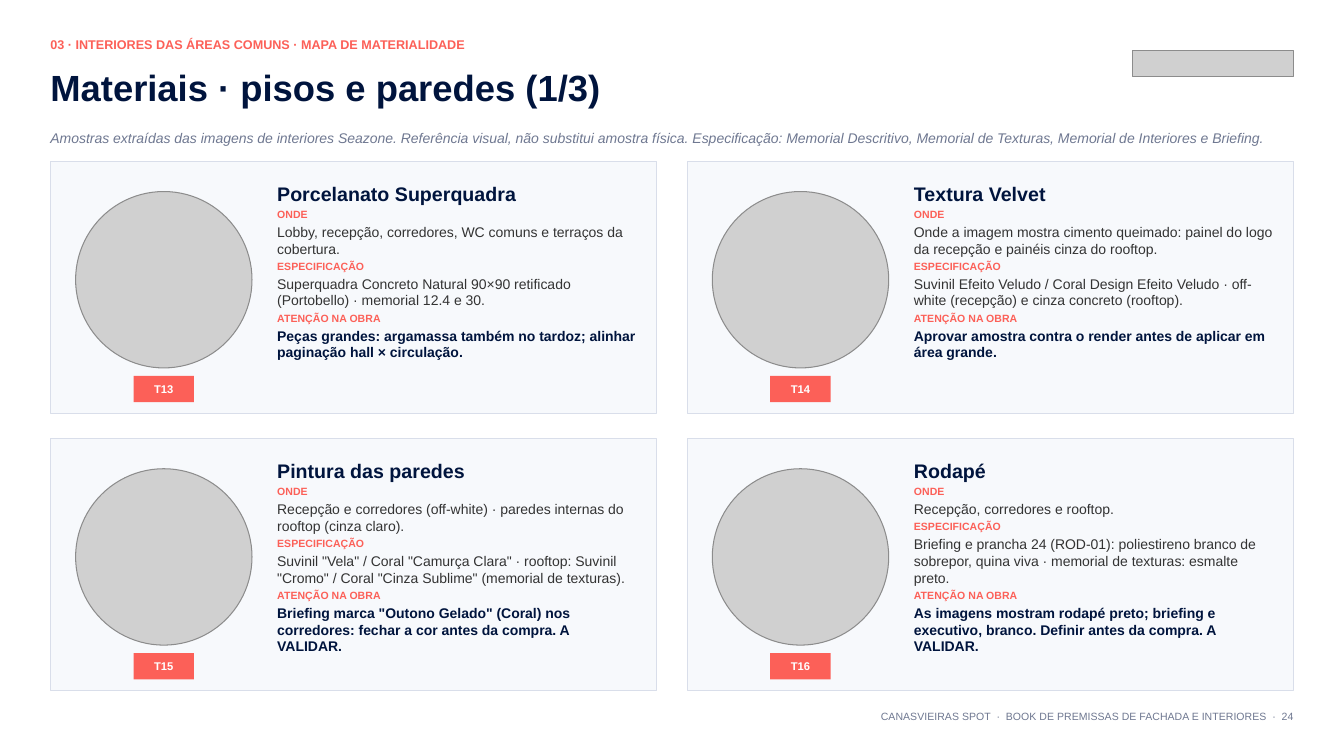
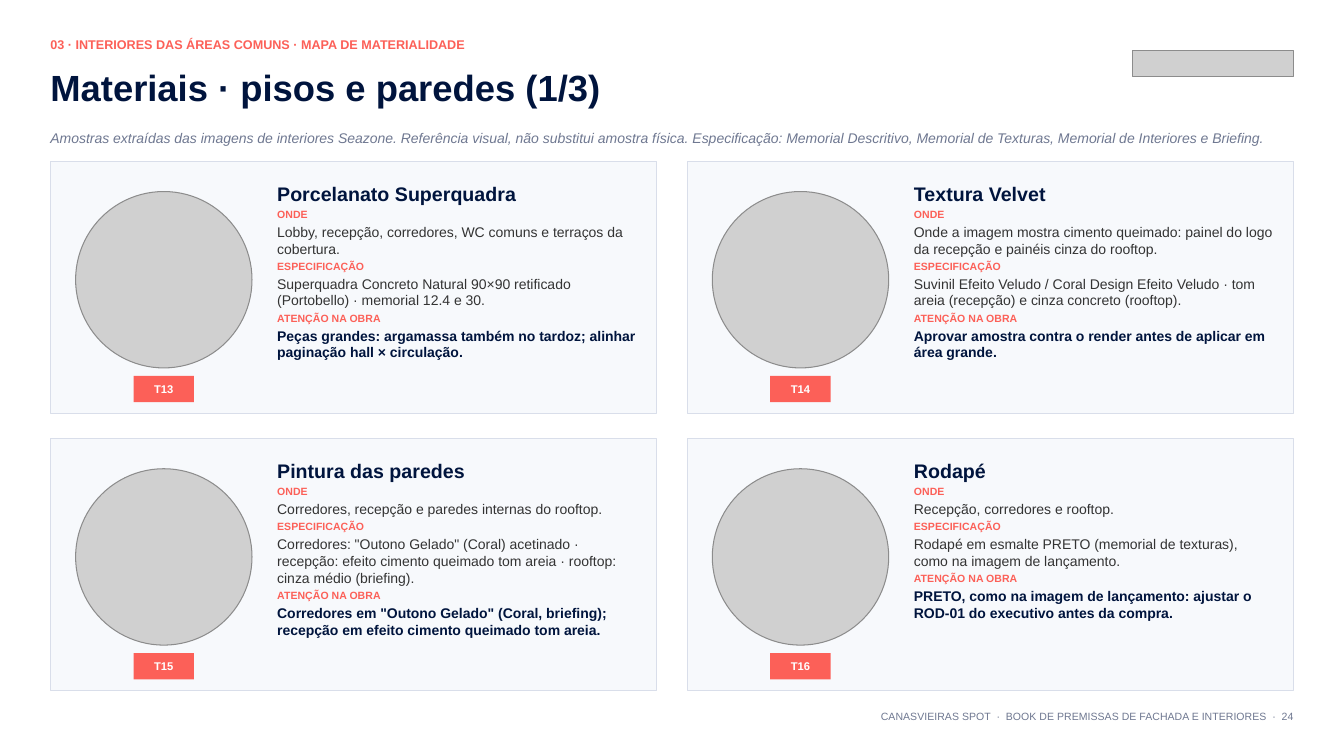
Before and after one commit to rachelsouto-source/book-premissas-template, a slide deck: slide 24 of books/CANASVIEIRAS_SPOT_Book_de_Premissas_v3.pptx. Drawn at 1344x756 pixels with LibreOffice and Linux fonts; fonts in the diff are those of the drawing; grey boxes stand for pictures; background and template pictures are left out. Boxes give left, top, right and bottom in pixels: in the first picture for what was removed or moved away, otherwise in the second. Text is boxed around its words. In the diff, an @@ line names an element or a change of style, - is before the commit and + after.

```diff
--- a/books/CANASVIEIRAS_SPOT_Book_de_Premissas_v3.pptx
+++ b/books/CANASVIEIRAS_SPOT_Book_de_Premissas_v3.pptx
@@ text at <box>914,279,1255,308</box>: text changed @@
-Suvinil Efeito Veludo / Coral Design Efeito Veludo · off-white (recepção) e cinza concreto (rooftop).
+Suvinil Efeito Veludo / Coral Design Efeito Veludo · tom areia (recepção) e cinza concreto (rooftop).
@@ text at <box>277,504,602,517</box>: text changed @@
-Recepção e corredores (off-white) · paredes internas do rooftop (cinza claro).
+Corredores, recepção e paredes internas do rooftop.
@@ text at <box>277,539,616,586</box>: text changed @@
-Suvinil "Vela" / Coral "Camurça Clara" · rooftop: Suvinil "Cromo" / Coral "Cinza Sublime" (memorial de texturas).
+Corredores: "Outono Gelado" (Coral) acetinado · recepção: efeito cimento queimado tom areia · rooftop: cinza médio (briefing).
@@ text at <box>914,538,1238,569</box>: text changed @@
-Briefing e prancha 24 (ROD-01): poliestireno branco de sobrepor, quina viva · memorial de texturas: esmalte preto.
+Rodapé em esmalte PRETO (memorial de texturas), como na imagem de lançamento.
@@ text at <box>914,591,1252,621</box>: text changed @@
-As imagens mostram rodapé preto; briefing e executivo, branco. Definir antes da compra. A VALIDAR.
+PRETO, como na imagem de lançamento: ajustar o ROD-01 do executivo antes da compra.
@@ text at <box>277,608,606,638</box>: text changed @@
-Briefing marca "Outono Gelado" (Coral) nos corredores: fechar a cor antes da compra. A VALIDAR.
+Corredores em "Outono Gelado" (Coral, briefing); recepção em efeito cimento queimado tom areia.
```
Also in this commit, not shown: 19 other slides changed, 3 other files.
